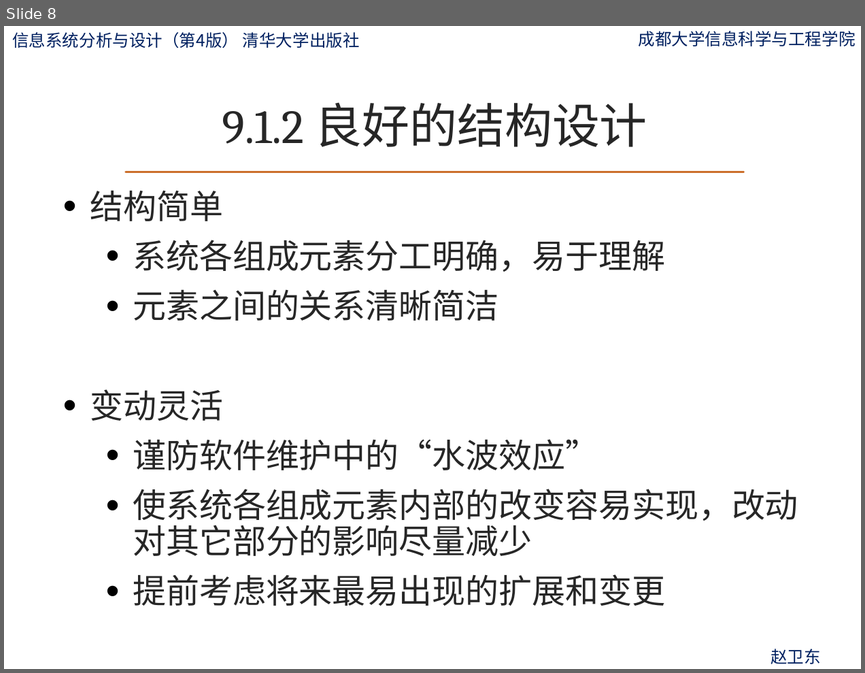
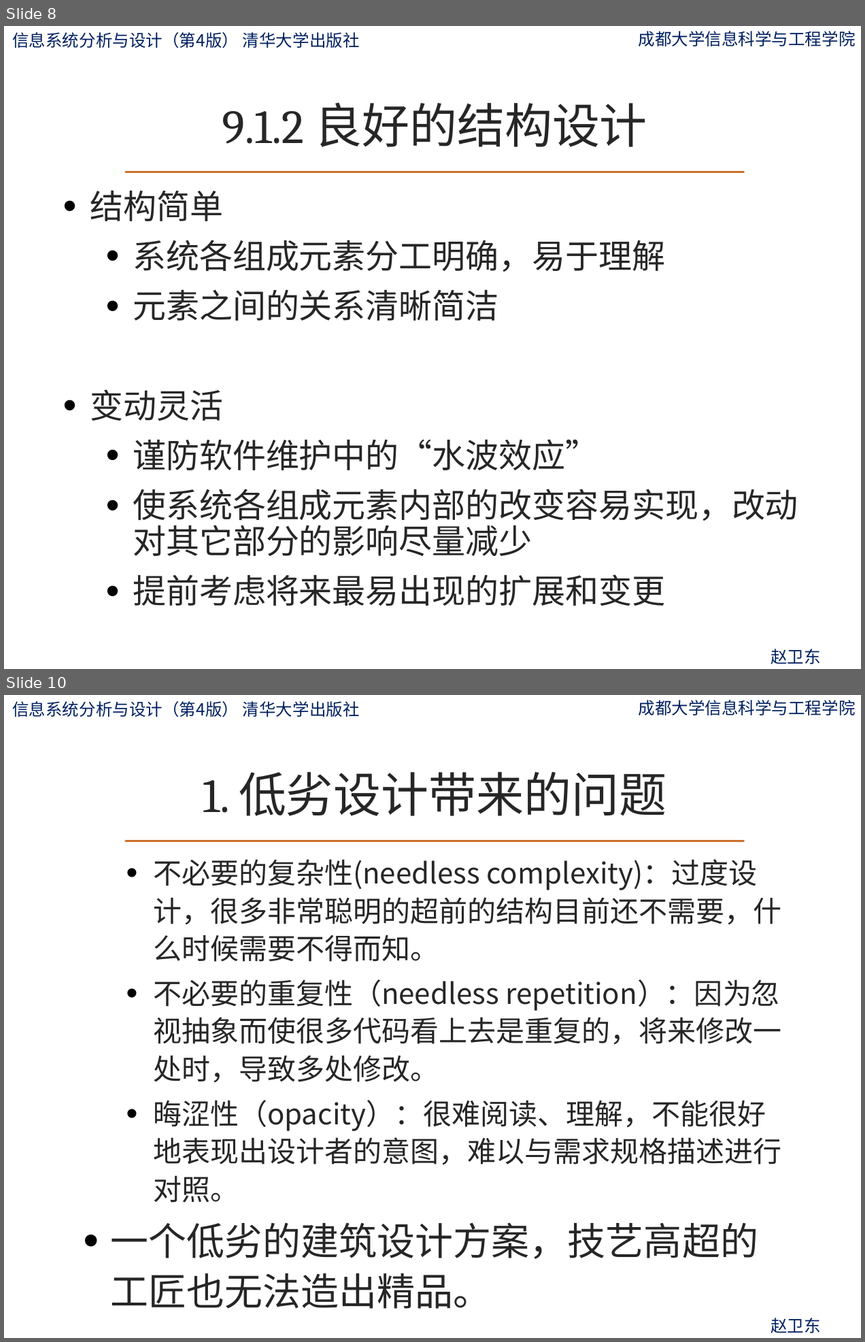
Before and after one commit to ylfagh/is_analysis-1, a slide deck: ppt/第9章-系统设计概述.pptx. Shown one above the other, each under a label of ours: slide 8 before the commit, slides 8 and 10 after it; the slides between them are not shown. The pictures are 865x673 and 865x1342 pixels, drawn with LibreOffice and Linux fonts; fonts in the diff are those of the drawing; background and template pictures are left out. Boxes give left, top, right and bottom in pixels: in the first picture for what was removed or moved away, otherwise in the second. Text is boxed around its words. In the diff, an @@ line names an element or a change of style, - is before the commit and + after.

```diff
--- a/ppt/第9章-系统设计概述.pptx
+++ b/ppt/第9章-系统设计概述.pptx
@@ slide 10 added at (x1=4, y1=695, x2=861, y2=1338), background picture (left out); not listed: 4 template elements that a slide beside it also shows @@
@@ title added at (x1=203, y1=772, x2=666, y2=816), 40 pt, text #262626 @@
+1. 低劣设计带来的问题
@@ text added at (x1=110, y1=859, x2=781, y2=1308), 24 pt, text #262626 @@
+  • 不必要的复杂性(needless complexity)：过度设计，很多非常聪明的超前的结构目前还不需要，什么时候需要不得而知。
+  • 不必要的重复性（needless repetition）：因为忽视抽象而使很多代码看上去是重复的，将来修改一处时，导致多处修改。
+  • 晦涩性（opacity）：很难阅读、理解，不能很好地表现出设计者的意图，难以与需求规格描述进行对照。
+• 一个低劣的建筑设计方案，技艺高超的工匠也无法造出精品。
```
Also in this commit, not shown: 7 slides changed, 3 other slides added, 1 other file.
